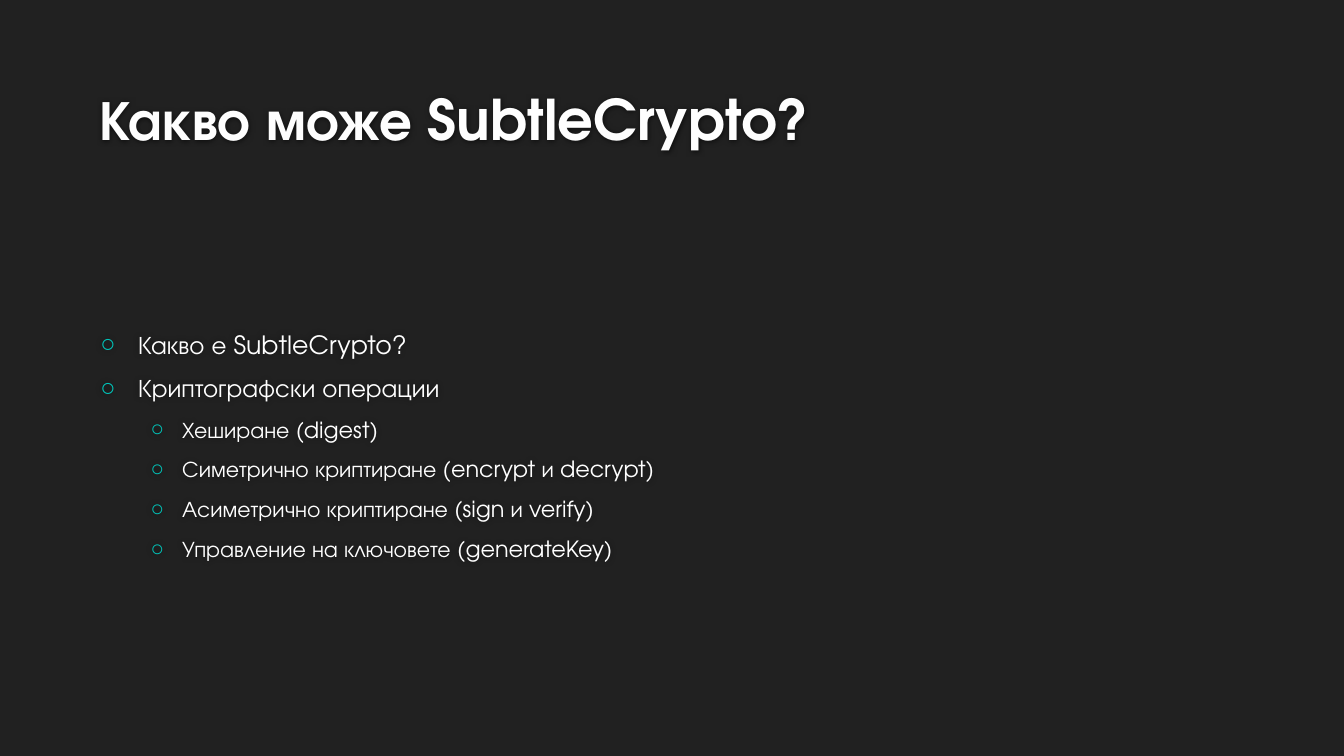
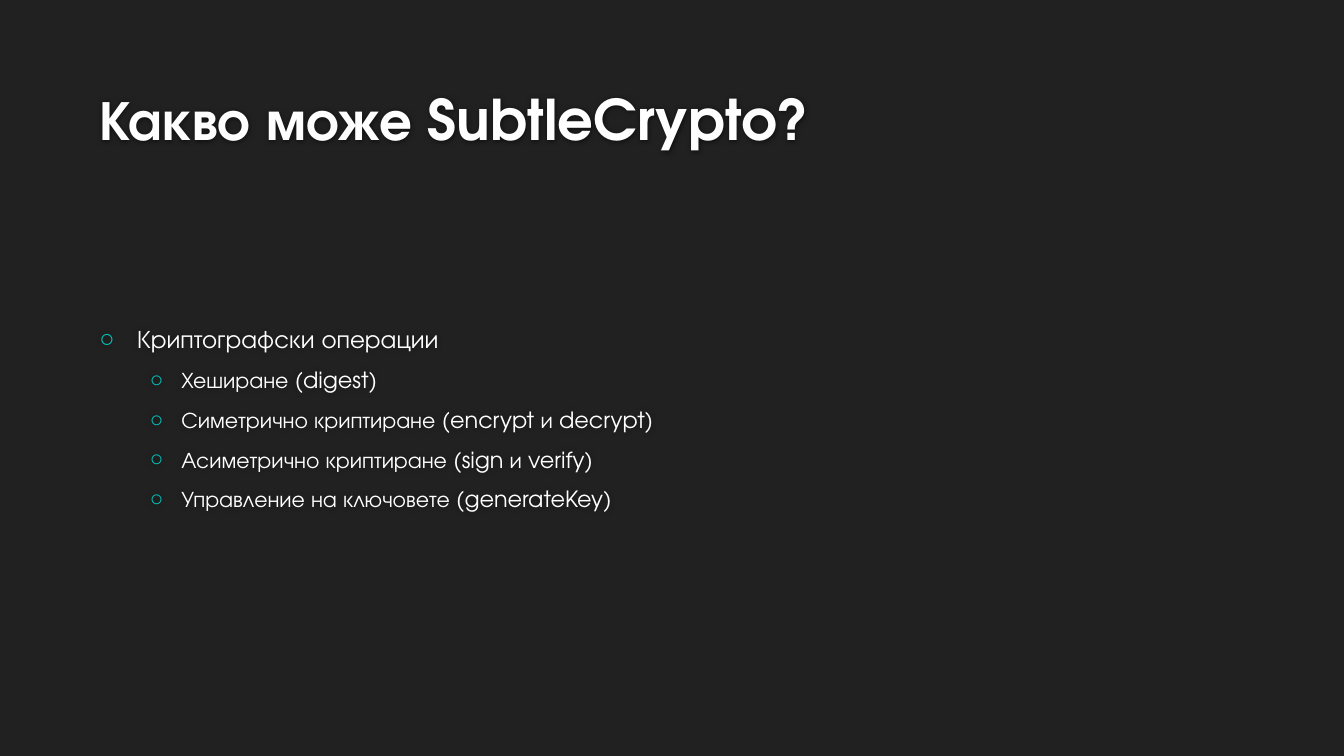
Before and after one commit to ba1chev/Web-Technologies-FMI, a slide deck: slide 6 of referat/referat_presentation/0MI0600328.pptx. Drawn at 1344x756 pixels with LibreOffice and Linux fonts; fonts in the diff are those of the drawing; background and template pictures are left out. Boxes give left, top, right and bottom in pixels: in the first picture for what was removed or moved away, otherwise in the second. Text is boxed around its words. In the diff, an @@ line names an element or a change of style, - is before the commit and + after.

Commit message:
Updated

```diff
--- a/referat/referat_presentation/0MI0600328.pptx
+++ b/referat/referat_presentation/0MI0600328.pptx
@@ text at (x1=138, y1=335, x2=407, y2=359): paragraph removed @@
-○ Какво е SubtleCrypto?
```
